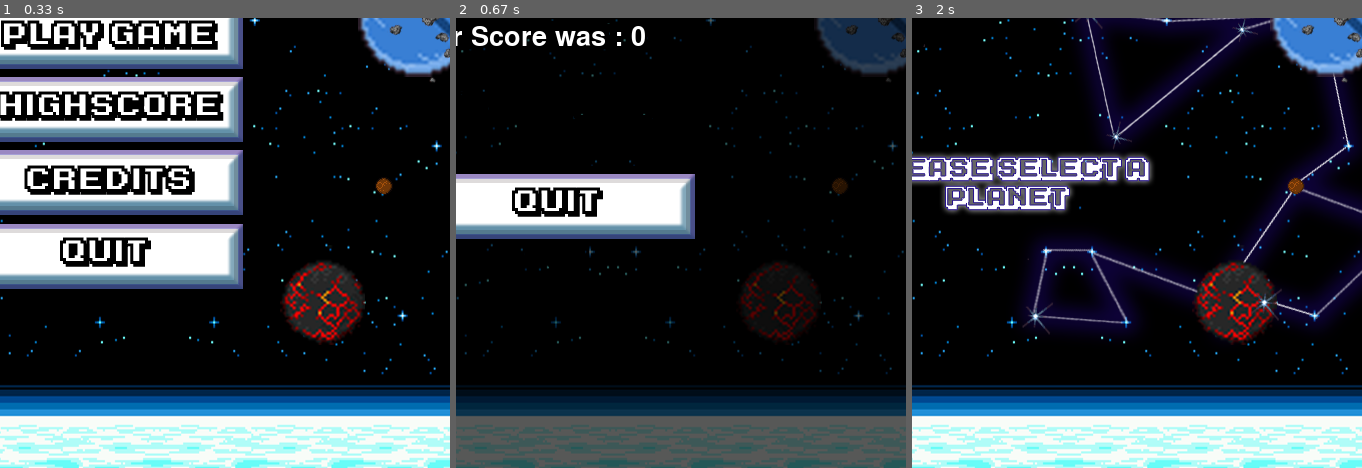
Above: before the commit, frames 1-3 (left to right).
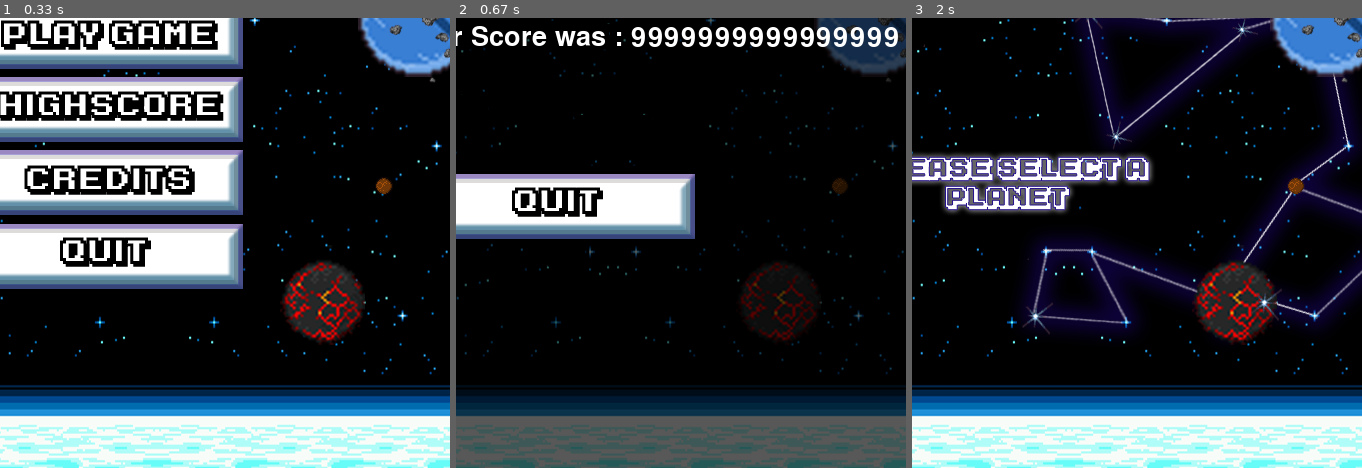
Above: after the commit, the same moments.

Repository: Errox/DickButt
Game: pygame game, started from main.py
Same seed, same stepped clock (60 frames per second), same inputs: the game is played once before the commit and once after it.
Inputs (mouse positions are % of the whole screen's width and height, from its top left):
- Up to frame 1 (0.33 s): no input
- Up to frame 2 (0.67 s): hold Left from 0.33 s (still down)
- Up to frame 3 (2 s): release Left at 0.87 s; click (50, 65) at 1.37 s; click (52, 46) at 1.7 s
The pictures show only the part of the screen within x 39-89%, y 44-94%; the shares and areas given below are measured in that part.

Frame 1 is identical in both runs. In frame 2, 1.4% of the frame differs, in the area x 38-99%, y 1-7%; in frame 3, nothing differs.

Commit message:
menu edit

Diff:
--- a/menu.py
+++ b/menu.py
@@ -123,7 +123,7 @@
                 quit()
             if evento.type == pygame.KEYDOWN:
                 if evento.key == pygame.K_LEFT:
-                    game_over.start(0)
+                    game_over.start(9999999999999999)
                 if evento.key == pygame.K_DOWN:
                     soundboard.pause()
             #printing every event that's happening within the python script.
